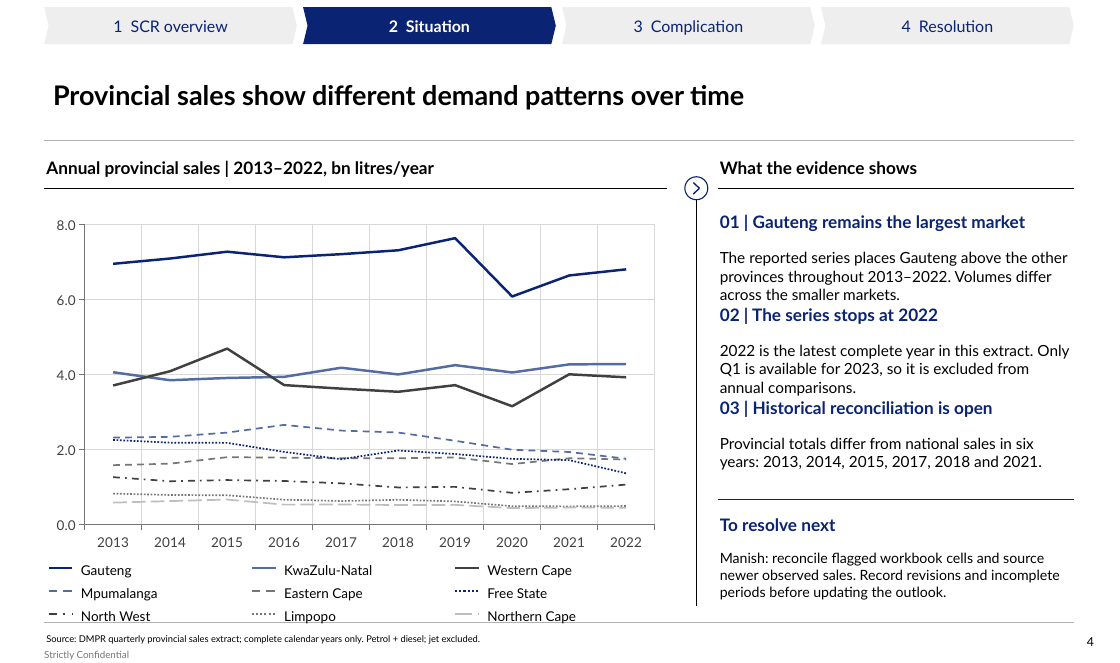
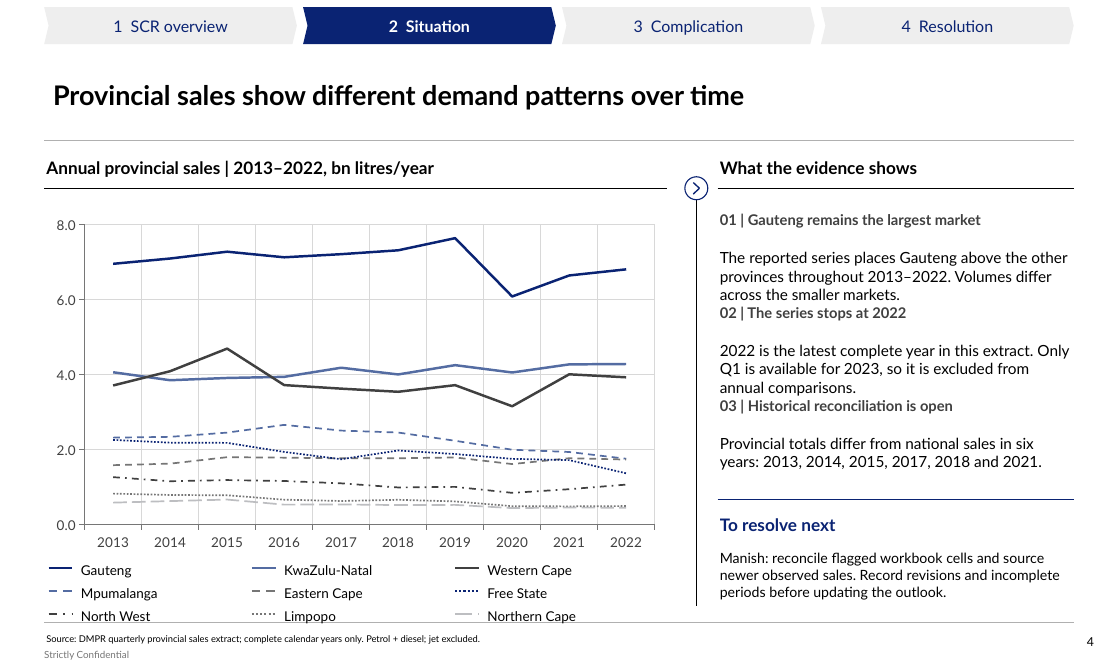
Before and after one commit to Africa-International-Advisors/liquid_fuels_model, a slide deck: slide 4 of pptx/output/delivered/Vopak_Week1_Analytical_Pack_2026_10_06.pptx. Drawn at 1120x663 pixels with LibreOffice and Linux fonts; fonts in the diff are those of the drawing; background and template pictures are left out. Boxes give left, top, right and bottom in pixels: in the first picture for what was removed or moved away, otherwise in the second. Text is boxed around its words. In the diff, an @@ line names an element or a change of style, - is before the commit and + after.

```diff
--- a/pptx/output/delivered/Vopak_Week1_Analytical_Pack_2026_10_06.pptx
+++ b/pptx/output/delivered/Vopak_Week1_Analytical_Pack_2026_10_06.pptx
@@ size 14 to 12 pt, text colour #0A2373 to #404040 in 3 elements at box(720, 214, 981, 228), box(720, 307, 906, 321), box(720, 400, 953, 414) @@
```
Also in this commit, not shown: 11 other slides changed, 4 other files.
